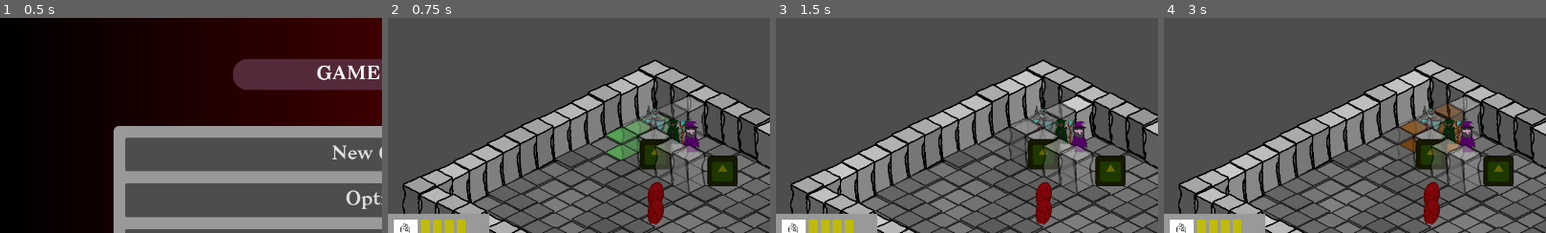
Above: before the commit, frames 1-4 (left to right).
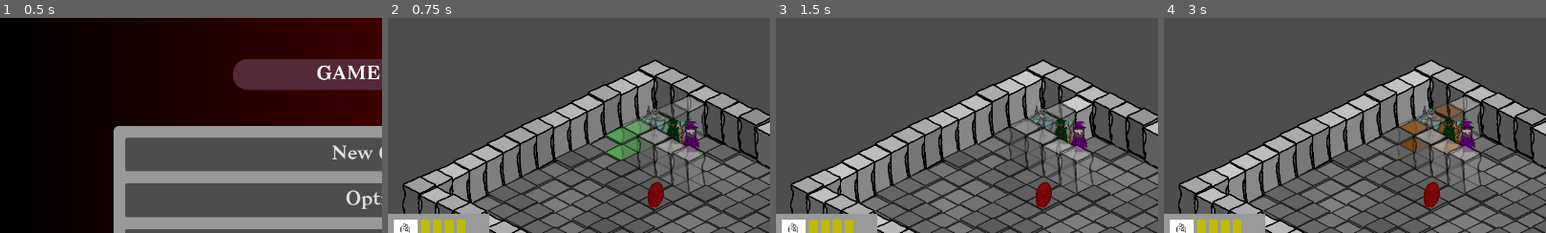
Above: after the commit, the same moments.

Repository: CiaranWoodward/LD57
Game: Godot game, scene res://scenes/main.tscn
The game is run twice, just before and just after one commit, with the same random seed, the same clock (stepped at 60 frames per second) and the same inputs. The engine's default icon, where the game draws it, is replaced by a stand-in: a white triangle on a blue panel in a dark square. Sound files missing from this copy of the repository are replaced by a short silence.
Inputs (mouse positions are % of the whole screen's width and height, from its top left):
- Up to frame 1 (0.5 s): no input
- Up to frame 2 (0.75 s): click "New Game" at 0.5 s
- Up to frame 3 (1.5 s): click (37, 92) at 1.25 s
- Up to frame 4 (3 s): click (46, 92) at 2 s; click (54, 92) at 2.75 s
The pictures show only the part of the screen within x 0-50%, y 15-65%; the shares and areas given below are measured in that part.

Frame 1 is identical in both runs. In frame 2, 2.6% of the frame differs, in the area x 66-92%, y 56-97%; in frame 3, 2.6%; in frame 4, 2.6%.

Commit message:
Refactor enemy spawning logic for multi-level initialization
- Updated enemy spawning process to retain original enemies while adding new ones for each level.
- Improved handling of enemy level distribution and patrol path setup to ensure correct enemy behavior.
- Enhanced clarity in comments and print statements for better debugging and understanding of the spawning process.

Diff:
--- a/Level/MultiLevelGameInit.gd
+++ b/Level/MultiLevelGameInit.gd
@@ -105,33 +105,37 @@
 
 	# Spawn enemies on the second level
 	print("MultiLevelGameInit: Spawning enemies on level " + str(level_index))
-	# Instead of clearing, we keep all existing enemies and add new ones
-
+
+	# Store original enemy entities to restore them later
+	var original_enemies = []
 	for enemy in game_controller.enemy_entities:
-		if enemy.current_level == 0:  # This may cause problems, previous version assumed only one previous level existed
-			enemy.current_level = -1
-
+		original_enemies.append(enemy)
+
+	# Clear enemy entities temporarily to avoid mixing levels
+	game_controller.enemy_entities = []
+
+	# Spawn new enemies for this level
 	for enemy in enemies:
-		game_controller.spawn_enemy(enemy[0], enemy[1])
-
-	# Store reference to level 1 enemies
+		game_controller.spawn_enemy(enemy[0], enemy[1], level_index)
+
+	# Store reference to this level's enemies
 	enemy_level_distribution[level_index] = []
 	for enemy in game_controller.enemy_entities:
-		if enemy.current_level == 0:
-			enemy.current_level = level_index
-			enemy_level_distribution[level_index].append(enemy)
-
-	for enemy in game_controller.enemy_entities:
-		if enemy.current_level == -1:  # This may cause problems, previous version assumed only one previous level existed
-			enemy.current_level = 0
-
-	print("MultiLevelGameInit: Spawned " + str(enemy_level_distribution[1].size()) + " enemies on level" + str(level_index))
-
-	# Set up patrol paths for second level enemies
+		enemy_level_distribution[level_index].append(enemy)
+
+	print("MultiLevelGameInit: Spawned " + str(enemy_level_distribution[level_index].size()) + " enemies on level " + str(level_index))
+
+	# Set up patrol paths for this level's enemies
 	for i in range(enemies.size()):
-		enemy_level_distribution[level_index][i].set_patrol_path(enemies[i][2])
-
-	# Restore game controller to first level for now
+		if i < enemy_level_distribution[level_index].size():
+			enemy_level_distribution[level_index][i].set_patrol_path(enemies[i][2])
+
+	# Restore original enemies and add the new ones
+	var new_enemies = game_controller.enemy_entities.duplicate()
+	game_controller.enemy_entities = original_enemies
+	game_controller.enemy_entities.append_array(new_enemies)
+
+	# Restore game controller to previous level
 	game_controller.set_active_level(previous_level, previous_map)
 
 	# Double check that the level remains invisible after all initialization
